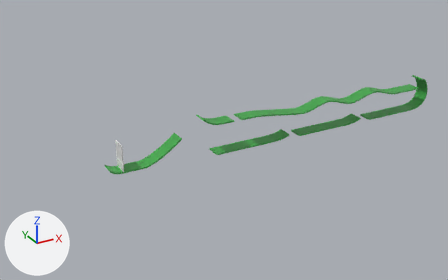
The glTF model assets/track_1.glb as it was, and as the next commit left it.
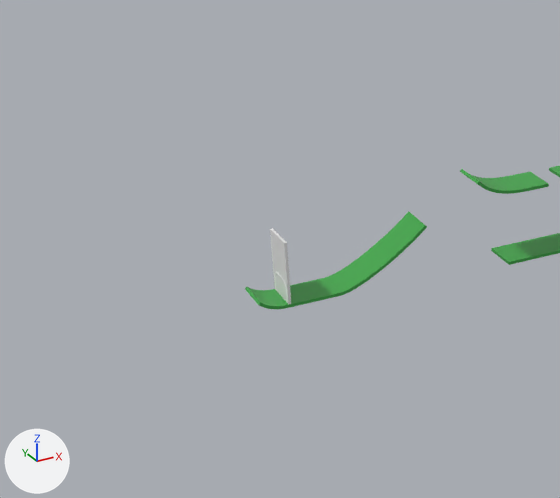
There are two pictures of each version: one whole from a camera (50 mm lens) standing at (-494.0, -935.0, 483.0) and looking at (30.0, 19.0, 6.0), one close up on the part from 0% to 53% of the width and 15% to 91% of the height. Arrows for +X, +Y and +Z are at lower left; the lights stay in place. Where no turn or scale is listed for an object, it has been applied to the vertices. Vertices at the same position are counted once.

Names of what the first close-up shows: 'Cube', 'Track'.
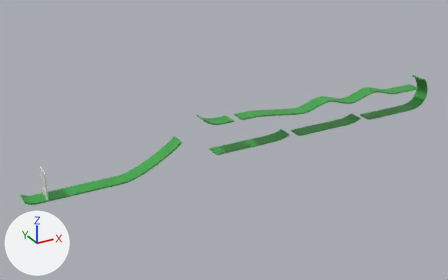
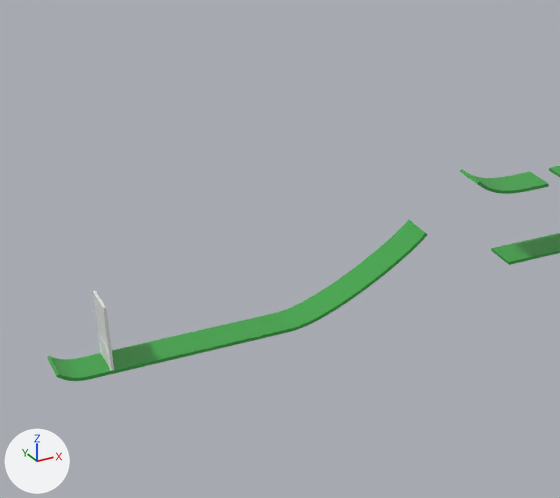
The newer file is also turned or shifted as a whole; pictures and numbers use the older file's frame.

Changed parts and their boxes [x1, y1, x2, y2] in the close-ups (560 x 498 px):
```json
{"object": "Track", "change": "reshaped", "before": [245, 166, 560, 309], "after": [47, 166, 560, 381]}
{"object": "Cube", "change": "mesh moved", "before": [270, 228, 291, 304], "after": [93, 291, 114, 371]}
{"part": 2, "of": "me_track_001", "change": "rebuilt", "before": [245, 211, 427, 309], "after": [47, 220, 427, 381], "on screen": "108% wider, 64% taller"}
```

Edits to the scene script, one JSON object a line:
```json
{"block": "me_finishlinecollider_001", "where": "me_finishlinecollider_001.from_pydata(...)  # 8 vertices, 12 faces; spans x -141.2..-139.2, y -14.8..15.2, z 14.4..64.4"}
{"block": "me_finishlinecollider_001", "where": "# used by ob_cube; location = (-44.4, 0.0, -11.0)"}
{"block": "me_finishlinecollider_001", "change": "me_finishlinecollider_001 part 1: the whole mesh is moved by (-131.8, 0.0, -19.8)"}
{"block": "me_track_001", "where": "# used by ob_track; location = (-15.0, 15.0, -100.5)"}
{"op": "remove", "block": "me_track_001", "code": "me_track_001.from_pydata(...)  # 1464 vertices, 2904 faces; spans x -194.0..537.0, y -30.0..0.0, z 96.0..172.0"}
{"op": "add", "block": "me_track_001", "code": "me_track_001.from_pydata(...)  # 1416 vertices, 2808 faces; spans x -339.0..537.0, y -30.0..0.0, z 83.0..172.0"}
{"block": "me_track_001", "change": "me_track_001 part 2: the loose piece of 344 vertices spanning x -194.0..-58.0, y -30.0..0.0, z 102.0..145.0 is rebuilt with 296 vertices and now spans x -339.0..-58.0, y -30.0..0.0, z 83.0..139.0"}
```
